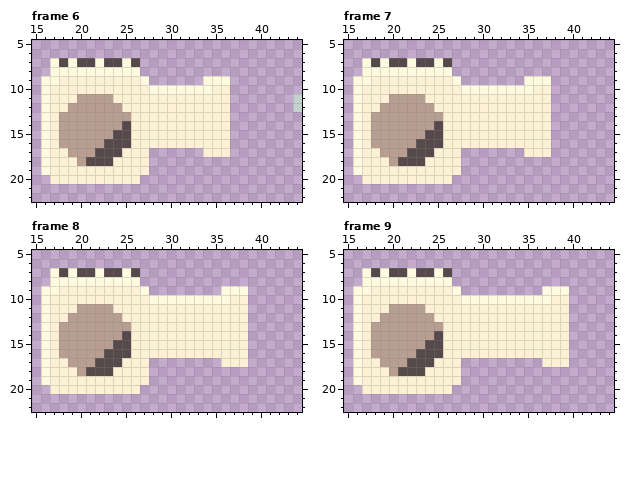
Edited in one commit: pixel-art file (AsepriteFiles/Drafts/Player/Weapons/Animated/tshirtDryerCannon.ase). The picture above was drawn from the file before the commit.
45x30 pixels, 11 frames. Shown: frame 6: x 15..44, y 5..22; frame 7: x 15..44, y 5..22; frame 8: x 15..44, y 5..22; frame 9: x 15..44, y 5..22. The commit also changed other frames, which this record leaves out.
The result:
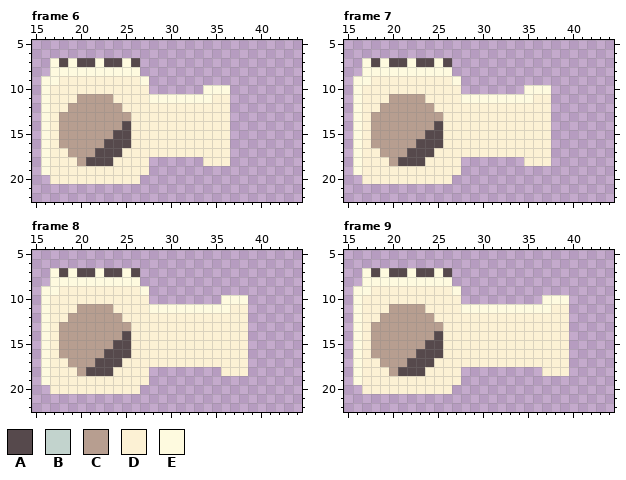
Palette (. is transparent): A #56494c  B #c2d3cd  C #b79e90  D #fcf1d4  E #fefadf
The author wrote: Drier cannor looks ugly. time for REMODELING
What changed:
--- frame 6, layer "Barrel"
@@ x 26..44 @@
  8 E..................
- 9 DE......EEE........
-10 DDEEEEEEEDD........
-11 DDDDDDDDDDD.......B
-12 DDDDDDDDDDD.......B
+ 9 DE.................
+10 DD......EEE........
+11 DDEEEEEEEDD........
+12 DDDDDDDDDDD........
 13 DDDDDDDDDDD........
@@ x 26..38 @@
 16 DDDDDDDDDDD..
-17 DD......DDD..
-18 DD...........
+17 DDDDDDDDDDD..
+18 DD......DDD..
 19 DD...........
--- frame 7, layer "Barrel"
@@ x 26..39 @@
  8 E.............
- 9 DE.......EEE..
-10 DDEEEEEEEEDD..
-11 DDDDDDDDDDDD..
+ 9 DE............
+10 DD.......EEE..
+11 DDEEEEEEEEDD..
 12 DDDDDDDDDDDD..
@@ x 26..39 @@
 16 DDDDDDDDDDDD..
-17 DD.......DDD..
-18 DD............
+17 DDDDDDDDDDDD..
+18 DD.......DDD..
 19 DD............
--- frame 8, layer "Barrel"
@@ x 26..40 @@
  8 E..............
- 9 DE........EEE..
-10 DDEEEEEEEEEDD..
-11 DDDDDDDDDDDDD..
+ 9 DE.............
+10 DD........EEE..
+11 DDEEEEEEEEEDD..
 12 DDDDDDDDDDDDD..
@@ x 26..40 @@
 16 DDDDDDDDDDDDD..
-17 DD........DDD..
-18 DD.............
+17 DDDDDDDDDDDDD..
+18 DD........DDD..
 19 DD.............
--- frame 9, layer "Barrel"
@@ x 26..41 @@
  8 E...............
- 9 DE.........EEE..
-10 DDEEEEEEEEEEDD..
-11 DDDDDDDDDDDDDD..
+ 9 DE..............
+10 DD.........EEE..
+11 DDEEEEEEEEEEDD..
 12 DDDDDDDDDDDDDD..
@@ x 26..41 @@
 16 DDDDDDDDDDDDDD..
-17 DD.........DDD..
-18 DD..............
+17 DDDDDDDDDDDDDD..
+18 DD.........DDD..
 19 DD..............
